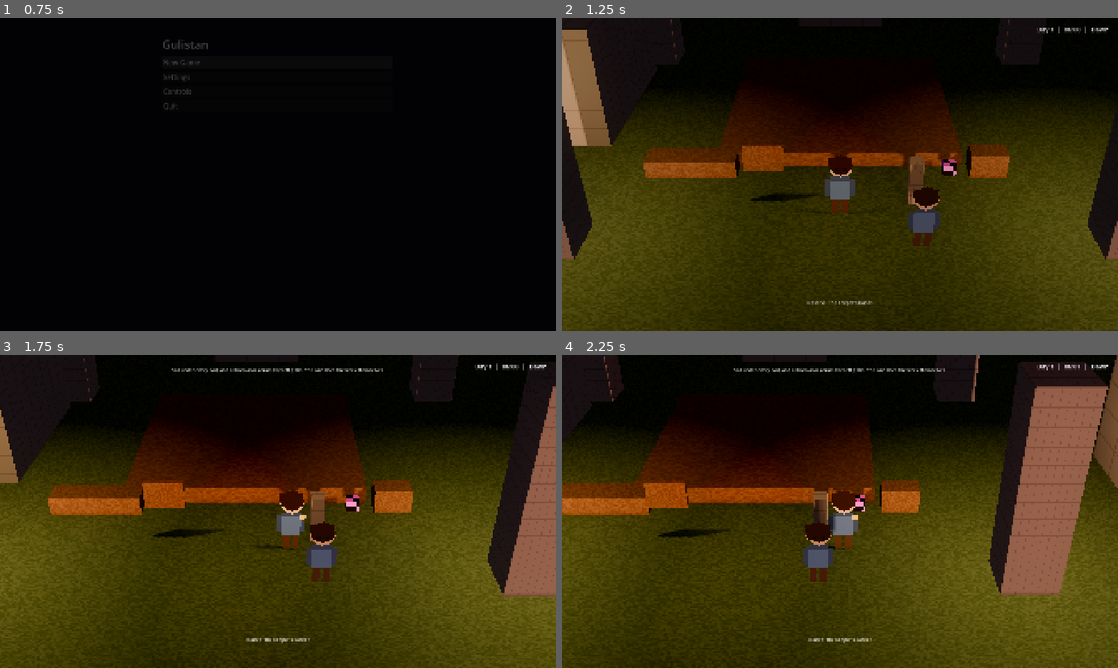
Above: before the commit, frames 1-4 (two rows, left to right).
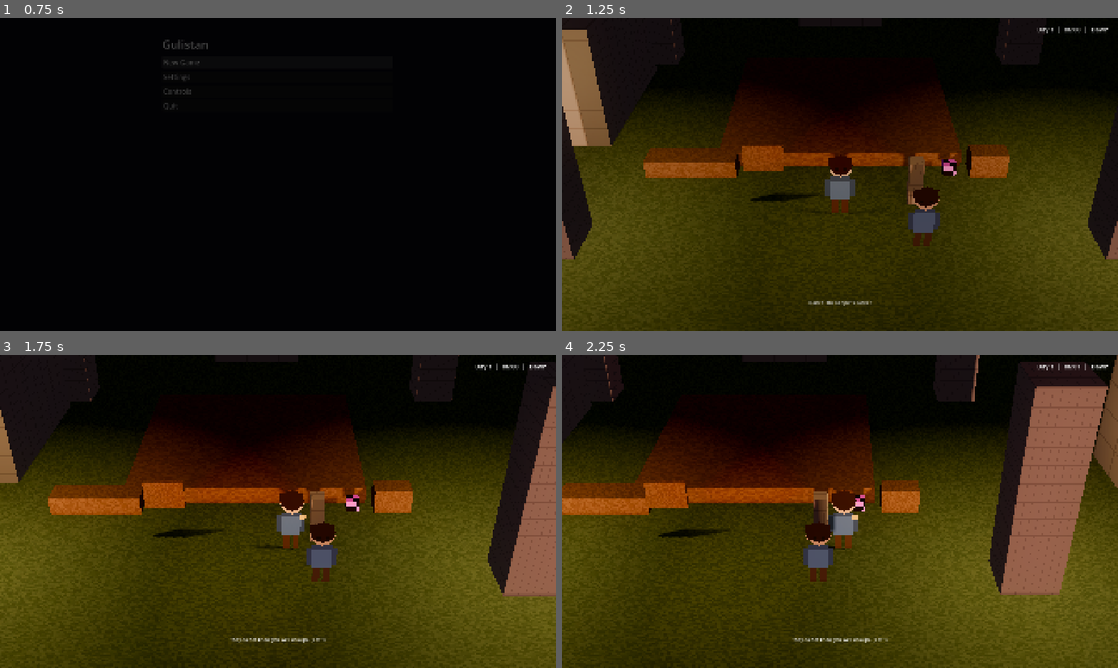
Above: after the commit, the same moments.

Repository: Raiyan-Bashar-29/HD-2D-game-base-non-combat-
Game: Godot game, scene res://scenes/boot/game_root.tscn
The game is run twice, just before and just after one commit, with the same random seed, the same clock (stepped at 60 frames per second) and the same inputs.
Inputs (mouse positions are in pixels of both pictures, inside the frame that each line leads up to):
- Up to frame 1 (0.75 s): click "New Game" at 0.5 s
- Up to frame 2 (1.25 s): no input
- Up to frame 3 (1.75 s): tap Enter at 1.25 s; move the mouse to (400, 495) at 1.27 s; hold D (move_right) from 1.28 s (still down); tap Shift (run) at 1.35 s; click (400, 495) at 1.42 s; tap Space (jump) at 1.52 s
- Up to frame 4 (2.25 s): release D (move_right) at 2 s; drag from (728, 527) to (812, 574) at 2.02 s

Frame 1 is identical in both runs. In frame 2, less than 0.1% of the frame differs, in the area x 44-56%, y 90-92%; in frame 3, 0.5%, in the area x 30-69%, y 4-92%; in frame 4, 0.5%.

Commit message:
The exporter does ship an unreferenced resource, and a marker nobody wrote was dropping the rest
T2.0. The first exported build this project has ever run, and the answer to the
question it was built to ask: yes, export_filter="all_resources" ships resources
that no scene references, so the three directory-scan registries (ADR-0006) find
their content in a pack exactly as they do on disk. Same 3 items, 1 conversation
and 1 schedule, same resolved paths, from an .exe in a directory holding nothing
but itself and its .pck. ADR-0006's honest limit is closed and needed no revision.

The proof still earned its place. Running the export surfaced a second defect
that every ladder rung, both CI jobs and 930 assertions were blind to: courtyard
set object_id, label_key and conversation_id on nodes inside its instanced
npc.tscn with no [editable] marker, and while the text loader applies such
overrides, the export's .tscn -> binary .scn conversion silently discards them.
The shipped keeper had no identity, no prompt and no conversation, and never ran
its schedule. Fixed, and now a check_content gate proved red on the real bug.

- export_presets.cfg, committed, with the measurement in its header rather than
  a preference: "scenes" ships zero of data/**, and include_filter="*.tres" is
  the plausible wrong fix because that filter is for non-resource files.
- src/systems/debug/catalogue_report.gd reports every catalogue's count and
  RESOLVED PATHS at boot behind OS.is_debug_build() - the paths because a partial
  ship is worse than an empty one. Proved to fail too: an excluded data/ booted
  clean to the menu and it warned three times.
- tests/unit/export_test.gd, 19 assertions, which asserts that it CANNOT test an
  exported build rather than leaving that implied, and pins the preset field so a
  consuming game that narrows it fails rung 4 instead of shipping empty.

930 passed, 0 failed, 0 skipped; 880/12 stripped; all six gates exit 0.

Co-Authored-By: Claude Opus 5 <noreply@anthropic.com>

Diff:
--- a/scenes/areas/courtyard/courtyard.tscn
+++ b/scenes/areas/courtyard/courtyard.tscn
@@ -353,3 +353,5 @@
 action = ExtResource("22_barter")
 standing_id = &"keeper"
 interact_priority = 1
+
+[editable path="Actors/Keeper"]
--- a/scenes/boot/game_root.tscn
+++ b/scenes/boot/game_root.tscn
@@ -11,6 +11,7 @@
 [ext_resource type="Script" path="res://src/ui/hud/loading_indicator.gd" id="9_load"]
 [ext_resource type="Script" path="res://src/systems/debug/dev_probes.gd" id="10_probes"]
 [ext_resource type="Script" path="res://src/systems/debug/dev_stage.gd" id="11_stage"]
+[ext_resource type="Script" path="res://src/systems/debug/catalogue_report.gd" id="12_catalogue"]
 
 [node name="GameRoot" type="Node"]
 script = ExtResource("1_root")
@@ -62,3 +63,6 @@
 
 [node name="DevStage" type="Node" parent="."]
 script = ExtResource("11_stage")
+
+[node name="CatalogueReport" type="Node" parent="."]
+script = ExtResource("12_catalogue")
--- /dev/null
+++ b/src/systems/debug/catalogue_report.gd
@@ -0,0 +1,129 @@
+class_name CatalogueReport
+extends Node
+## The export proof, made permanent: what the three content registries actually found, reported
+## at boot of every debug build — including an EXPORTED one.
+##
+## WHY THIS FILE EXISTS
+## ItemDb, DialogueDb and ScheduleDb find content by SCANNING a directory (ADR-0006). Nothing in
+## any scene references most of the content roots, so those resources are not DEPENDENCIES of
+## anything, and Godot's exporter walks dependencies. If it omitted them, every catalogue would
+## ship empty in an exported build — no items, no conversations, no NPC timetables — and NOTHING
+## in this project could see it: every ladder rung, both CI jobs, check_content and all 911
+## assertions run from res:// in the editor, where the files are plainly on disk. That is the
+## "409 passing checks and never rendered a frame" failure this project was founded to prevent,
+## and T2.0 is the package that closed it.
+##
+## WHAT NO ASSERTION CAN DO, WHICH IS THE WHOLE POINT
+## A test running under res:// cannot test an exported build. So tests/unit/export_test.gd proves
+## this reporter agrees with the registries and that its lines carry the evidence; the export
+## claim itself is proved by RUNNING the executable and reading this output, and the numbers from
+## both sides are quoted in docs/DEVLOG.md. A gate that could see it would have to run an export,
+## which needs a platform template a CI runner does not have.
+##
+## WHY IT REPORTS THE PATHS AND NOT ONLY THE COUNTS
+## A PARTIAL ship is worse than an empty one, because it looks fine — three of four items is a
+## plausible number. The resolved paths are what make an exported run comparable with the
+## editor's, and they are also where the .remap indirection an exported pack uses becomes visible
+## rather than assumed: ItemDb.resource_paths() absorbs it, and this is the only place its
+## behaviour under a real pack is ever observed.
+##
+## OWNS: counting what the registries found and reporting it.
+## MUST NOT: load content itself, fix anything, or be depended upon by gameplay. It ASKS the same
+## registries the game asks; a reporter that did its own scan would be reporting on itself.
+## Deleting this file must not change what the game does.
+
+## The three content roots, in the order they are reported. A label, and the registry it names.
+## A fourth registry is one row here and no other change.
+const LABEL_ITEMS: String = "items"
+const LABEL_DIALOGUE: String = "dialogue"
+const LABEL_SCHEDULES: String = "schedules"
+
+
+## The report as text: one line saying where res:// is coming from, one line per registry, and one
+## line per content problem. RETURNED rather than printed, on the same reasoning that makes the
+## registries return their problems instead of logging them — a test can read this, and a tool
+## running under --script has no autoloads to log through.
+static func report_lines() -> PackedStringArray:
+	var out: PackedStringArray = PackedStringArray()
+	out.append(origin())
+	_append_registry(out, LABEL_ITEMS, ItemDb.content_dir, ItemDb.count(), ItemDb.problems())
+	_append_registry(
+		out, LABEL_DIALOGUE, DialogueDb.content_dir, DialogueDb.count(), DialogueDb.problems()
+	)
+	_append_registry(
+		out, LABEL_SCHEDULES, ScheduleDb.content_dir, ScheduleDb.count(), ScheduleDb.problems()
+	)
+	return out
+
+
+static func _append_registry(
+	out: PackedStringArray,
+	label: String,
+	directory: String,
+	found: int,
+	problems: PackedStringArray,
+) -> void:
+	out.append("%s: %d found in %s -> %s" % [
+		label, found, directory, str(ItemDb.resource_paths(directory)),
+	])
+	for problem: String in problems:
+		out.append("  !! %s: %s" % [label, problem])
+
+
+## Which of the three catalogues came back empty. Empty is a legal state in the editor — a base
+## template with no game in it yet — so this exists to be reported, never to refuse a boot.
+static func empty_labels() -> PackedStringArray:
+	var out: PackedStringArray = PackedStringArray()
+	if ItemDb.count() == 0:
+		out.append(LABEL_ITEMS)
+	if DialogueDb.count() == 0:
+		out.append(LABEL_DIALOGUE)
+	if ScheduleDb.count() == 0:
+		out.append(LABEL_SCHEDULES)
+	return out
+
+
+## True when this process is an exported build rather than the editor or a source run. Both tags
+## are reported by origin() rather than trusted silently: `template` and `editor` are documented
+## as opposites, the 4.7.2 doc description for OS.has_feature is EMPTY, and this project's rule
+## is that an undocumented behaviour is proven by observing it. The observed values from the
+## exported run are in docs/DEVLOG.md.
+static func is_exported() -> bool:
+	return OS.has_feature("template")
+
+
+## Where res:// is actually coming from. In an exported build the executable's directory holds the
+## .pck and there is no loose content folder beside it, which is exactly the condition that makes
+## the counts above worth reporting at all.
+static func origin() -> String:
+	return "origin: template=%s editor=%s debug=%s exe=%s" % [
+		str(OS.has_feature("template")),
+		str(OS.has_feature("editor")),
+		str(OS.is_debug_build()),
+		OS.get_executable_path().get_file(),
+	]
+
+
+## THE SAME GATE, THE SAME REASON, as the other three files in this directory. src/systems/debug/
+## is the one directory tools/check_boundary.gd exempts from the engine/demo boundary rule, and
+## the exemption is conditional on nothing here being reachable in a shipped build. A count
+## readout is not player-facing, so it has no localization key and Log is the right destination —
+## but it is also not something a player should ever see, so it stops here in a release build.
+func _ready() -> void:
+	if not OS.is_debug_build():
+		return
+	for line: String in report_lines():
+		Log.info("content", line)
+	_warn_if_empty()
+
+
+## AN EMPTY CATALOGUE IS NOT AN ERROR IN THE EDITOR — that was one until T1.2, and it made a
+## stripped template fail its own content gate on the first command of docs/NEW_GAME.md. In an
+## EXPORTED build it is the exact failure this package exists to detect, so it warns there and
+## stays quiet here. It cannot be an error either way: a consuming game may legitimately ship with
+## no schedules, and a base that refused to boot without them would be lying about what it needs.
+func _warn_if_empty() -> void:
+	if not is_exported():
+		return
+	for label: String in empty_labels():
+		Log.warn("content", "%s catalogue is EMPTY in an exported build — check export_filter" % label)
--- a/tests/test_runner.gd
+++ b/tests/test_runner.gd
@@ -51,6 +51,7 @@
 	"res://tests/unit/presentation_test.gd",
 	"res://tests/unit/menus_test.gd",
 	"res://tests/unit/options_test.gd",
+	"res://tests/unit/export_test.gd",
 ]
 
 var _passed: int = 0
--- /dev/null
+++ b/tests/unit/export_test.gd
@@ -0,0 +1,125 @@
+extends TestCase
+## The export seam: what an assertion running under res:// CAN honestly say about a build it is
+## not running in.
+##
+## WHAT THIS CASE CANNOT DO, SAID FIRST SO NOBODY MISREADS A GREEN RUN
+## It cannot test an exported build. It runs from res:// in the editor, where every content file
+## is plainly on disk — which is exactly the blind spot T2.0 existed to close, and the reason the
+## proof itself is a RUN of the exported executable with its numbers quoted in docs/DEVLOG.md
+## rather than an assertion here. _the_suite_is_not_an_exported_build() asserts that blindness
+## instead of leaving it implied, so this file cannot quietly start looking like the proof.
+##
+## WHAT IT CAN DO, AND ALL THREE ARE LOAD-BEARING
+## 1. Pin the preset field the whole content pipeline rests on. ItemDb, DialogueDb and ScheduleDb
+##    find content by SCANNING a directory (ADR-0006), so those resources are nobody's dependency
+##    and only export_filter="all_resources" ships them. Measured both ways in T2.0. A consuming
+##    game that narrows it now fails rung 4 instead of shipping empty catalogues.
+## 2. Prove the reporter agrees with the registries. The exported run is read through
+##    CatalogueReport, so a reporter that printed a stale or invented number would make the proof
+##    worthless — and it would look identical.
+## 3. Prove every path the scan resolves actually loads. A PARTIAL ship is worse than an empty
+##    one, because three of four items is a plausible number.
+##
+## OWNS: assertions about the export contract and the catalogue readout.
+## MUST NOT: assert what the registries themselves do — items_test.gd, dialogue_test.gd and
+## npc_test.gd own the catalogues. This case owns only the seam to the build.
+
+const PRESET_FILE: String = "res://export_presets.cfg"
+## The one value that makes an unreferenced resource ship. Not a preference: measured.
+const REQUIRED_FILTER: String = "all_resources"
+## An existing but empty directory, so the empty-root case produces no engine error of its own.
+const EMPTY_ROOT: String = "user://test_export_empty"
+
+var _saved_item_dir: String = ""
+
+
+func run() -> void:
+	plan(19)
+	_saved_item_dir = ItemDb.content_dir
+	_the_report_agrees_with_the_registries()
+	_every_resolved_path_loads()
+	_the_suite_is_not_an_exported_build()
+	_an_empty_root_is_reported_and_not_refused()
+	_the_preset_pins_the_only_filter_that_ships_content()
+
+
+## One line of origin plus one line per registry, each carrying the count and the root it came
+## from. This is the shape the exported run is read in, so its shape is asserted.
+func _the_report_agrees_with_the_registries() -> void:
+	var lines: PackedStringArray = CatalogueReport.report_lines()
+	equal("report is origin plus one line per registry", lines.size(), 4)
+	equal("first line is the origin", lines[0].begins_with("origin: "), true)
+	_line_reports(lines[1], CatalogueReport.LABEL_ITEMS, ItemDb.count(), ItemDb.content_dir)
+	_line_reports(
+		lines[2], CatalogueReport.LABEL_DIALOGUE, DialogueDb.count(), DialogueDb.content_dir
+	)
+	_line_reports(
+		lines[3], CatalogueReport.LABEL_SCHEDULES, ScheduleDb.count(), ScheduleDb.content_dir
+	)
+
+
+func _line_reports(line: String, label: String, found: int, directory: String) -> void:
+	equal("%s line reports its count" % label, line.contains("%s: %d " % [label, found]), true)
+	equal("%s line reports its root" % label, line.contains(directory), true)
+
+
+## Every path the scan hands back must load, and there must be exactly as many of them as there
+## are catalogued ids. A path that resolves and does not load is the partial ship.
+func _every_resolved_path_loads() -> void:
+	var roots: PackedStringArray = PackedStringArray([
+		ItemDb.content_dir, DialogueDb.content_dir, ScheduleDb.content_dir,
+	])
+	var resolved: int = 0
+	var unloadable: int = 0
+	for root: String in roots:
+		for path: String in ItemDb.resource_paths(root):
+			resolved += 1
+			if not ResourceLoader.exists(path):
+				unloadable += 1
+	equal("every resolved path exists as a resource", unloadable, 0)
+	equal("one resolved path per catalogued id", resolved,
+		ItemDb.count() + DialogueDb.count() + ScheduleDb.count())
+
+
+## THE BLIND SPOT, ASSERTED RATHER THAN ASSUMED. If this ever fails, the suite is running inside
+## an exported build and the honest limits in this file's header no longer apply — which would be
+## a change worth noticing, not a test to relax.
+func _the_suite_is_not_an_exported_build() -> void:
+	equal("the suite is not an exported build", CatalogueReport.is_exported(), false)
+	equal("the suite runs under the editor binary", OS.has_feature("editor"), true)
+
+
+## AN EMPTY CATALOGUE IS REPORTED, NEVER REFUSED. It was an error until T1.2, and that made a
+## stripped template fail its own content gate on the first command of docs/NEW_GAME.md. A base
+## template with no game in it yet is a legal state; in an EXPORTED build the same emptiness is
+## the failure this package exists to detect, which is why it warns there and only reports here.
+func _an_empty_root_is_reported_and_not_refused() -> void:
+	DirAccess.make_dir_recursive_absolute(EMPTY_ROOT)
+	ItemDb.content_dir = EMPTY_ROOT
+	ItemDb.rescan()
+	equal("an empty root yields no definitions", ItemDb.count(), 0)
+	equal("an empty root is not a problem", ItemDb.problems().is_empty(), true)
+	equal("an empty root is named as empty", CatalogueReport.empty_labels().has(
+		CatalogueReport.LABEL_ITEMS), true)
+	var lines: PackedStringArray = CatalogueReport.report_lines()
+	equal("the report says zero", lines[1].contains("%s: 0 " % CatalogueReport.LABEL_ITEMS), true)
+	ItemDb.content_dir = _saved_item_dir
+	ItemDb.rescan()
+	DirAccess.remove_absolute(EMPTY_ROOT)
+	equal("the root is restored for the cases after this one",
+		ItemDb.content_dir, _saved_item_dir)
+
+
+## THE PRESET IS PART OF THE ENGINE CONTRACT, so it is asserted like one. export_presets.cfg is
+## committed (it is not gitignored — only override.cfg is), and a consuming game inherits it. If
+## it is absent the case SKIPS LOUDLY rather than passing: a missing preset is a real state for a
+## checkout that has not exported yet, and a silent pass would be indistinguishable from a preset
+## that is present and wrong.
+func _the_preset_pins_the_only_filter_that_ships_content() -> void:
+	if not FileAccess.file_exists(PRESET_FILE):
+		skip("export preset pins all_resources", "no export_presets.cfg in this checkout", 2)
+		return
+	var preset: ConfigFile = ConfigFile.new()
+	equal("the preset parses", preset.load(PRESET_FILE), OK)
+	var filter: Variant = preset.get_value("preset.0", "export_filter", "")
+	equal("the preset ships every resource, not only dependencies", str(filter), REQUIRED_FILTER)
--- a/tools/check_content.gd
+++ b/tools/check_content.gd
@@ -131,6 +131,7 @@
 	print("  scenes scanned: %d" % scenes.size())
 	for path: String in scenes:
 		_check_scene(path)
+		_check_editable_instances(path)
 
 
 func _collect_files(directory: String, extension: String, into: Array[String]) -> void:
@@ -290,3 +291,80 @@
 		_require_key(name, "success_key", action.success_key)
 		_require_key(name, "failure_key", action.failure_key)
 		_require_key(name, "refusal_key", action.refusal_key)
+
+
+
+## THE EDITABLE-INSTANCE TRAP, and it is a SILENT EXPORT failure — found by T2.0 running an
+## exported build, not by any gate. courtyard.tscn overrode object_id, label_key and
+## conversation_id on two nodes INSIDE its instanced npc.tscn without the `[editable path=...]`
+## marker that makes those internals addressable. From source that works: the text loader applies
+## the overrides and every rung, both CI jobs and 911 assertions were green. An export converts
+## .tscn to BINARY .scn, and the conversion drops overrides on a non-editable instance — so the
+## exported build booted with a keeper who had no object_id, no prompt and no conversation, and
+## said so in three log lines nobody would have seen for months.
+##
+## This project hand-authors its .tscn files, so the marker the editor would have written is
+## exactly the thing a hand-authored scene forgets. Hence a gate rather than a note.
+##
+## THE RULE: a [node] block whose parent path descends into an instanced node requires an
+## [editable path="<that instance>"] for that instance. Deliberately STRICTER than the failure
+## needs — an ADDED node inside an instance was observed to survive the conversion, and it is
+## still required to be declared editable, because "which of the two kinds is this" is a
+## distinction the export makes and the author should not have to remember.
+func _check_editable_instances(path: String) -> void:
+	var instances: PackedStringArray = PackedStringArray()
+	var editable: PackedStringArray = PackedStringArray()
+	var inside: Dictionary[String, int] = {}
+	var file: FileAccess = FileAccess.open(path, FileAccess.READ)
+	if file == null:
+		return
+	var line_number: int = 0
+	while not file.eof_reached():
+		var line: String = file.get_line()
+		line_number += 1
+		if line.begins_with("[editable path=\""):
+			editable.append(_quoted_after(line, "[editable path=\""))
+		elif line.begins_with("[node "):
+			_note_node(line, line_number, instances, inside)
+	file.close()
+	_report_uneditable(path, instances, editable, inside)
+
+
+## One [node] header: remember it if it is an instance, and remember where it sits if its parent
+## is not the scene root. The full path of a node is its parent path plus its name, and a parent
+## of "." is the root.
+func _note_node(
+	line: String,
+	line_number: int,
+	instances: PackedStringArray,
+	inside: Dictionary[String, int],
+) -> void:
+	var node_name: String = _quoted_after(line, "name=\"")
+	var parent: String = _quoted_after(line, "parent=\"")
+	if node_name == "" or parent == "":
+		return
+	var full: String = node_name if parent == "." else "%s/%s" % [parent, node_name]
+	if line.contains(" instance="):
+		instances.append(full)
+	if parent != ".":
+		inside[full] = line_number
+
+
+## For every node sitting under an instance, the instance must be declared editable. Godot needs
+## the marker at EVERY level, so a nested instance reports one violation per level that lacks
+## one rather than only the outermost.
+func _report_uneditable(
+	path: String,
+	instances: PackedStringArray,
+	editable: PackedStringArray,
+	inside: Dictionary[String, int],
+) -> void:
+	for full: String in inside:
+		for instance: String in instances:
+			if full == instance or not full.begins_with("%s/" % instance):
+				continue
+			if editable.has(instance):
+				continue
+			_fail("%s:%d overrides '%s' inside the instance '%s' with no [editable path=\"%s\"] — the override is DROPPED in an exported build" % [
+				path, inside[full], full, instance, instance,
+			])
Not shown, added: export_presets.cfg
Not shown: 1 places in scenes/boot/game_root.tscn that only renumber resources
Not shown, added: src/systems/debug/catalogue_report.gd.uid
Not shown, added: tests/unit/export_test.gd.uid
Not shown, changed: docs/CONTEXT.md
Not shown, changed: docs/DEVLOG.md
Not shown, changed: docs/NEW_GAME.md
Not shown, changed: docs/ROADMAP.md
Not shown, changed: docs/SYSTEMS_INVENTORY.md
Not shown, changed: docs/WORK_PACKAGES.md
Not shown, changed: docs/decisions/ADR-0006-item-discovery-by-directory-scan.md
